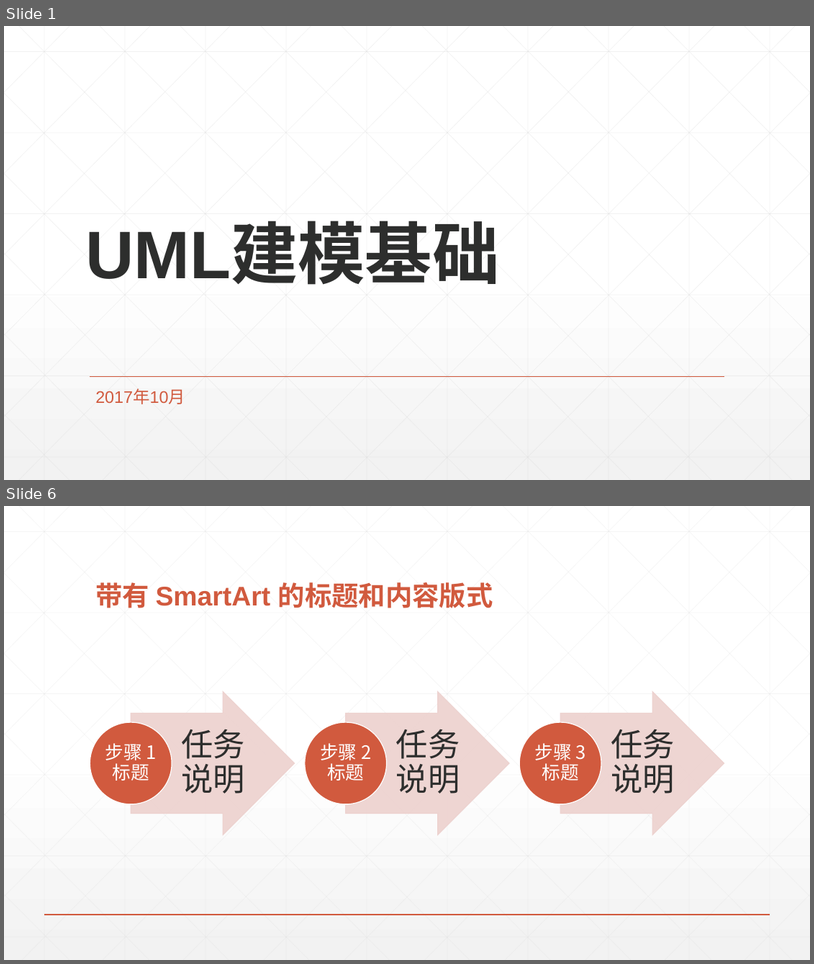
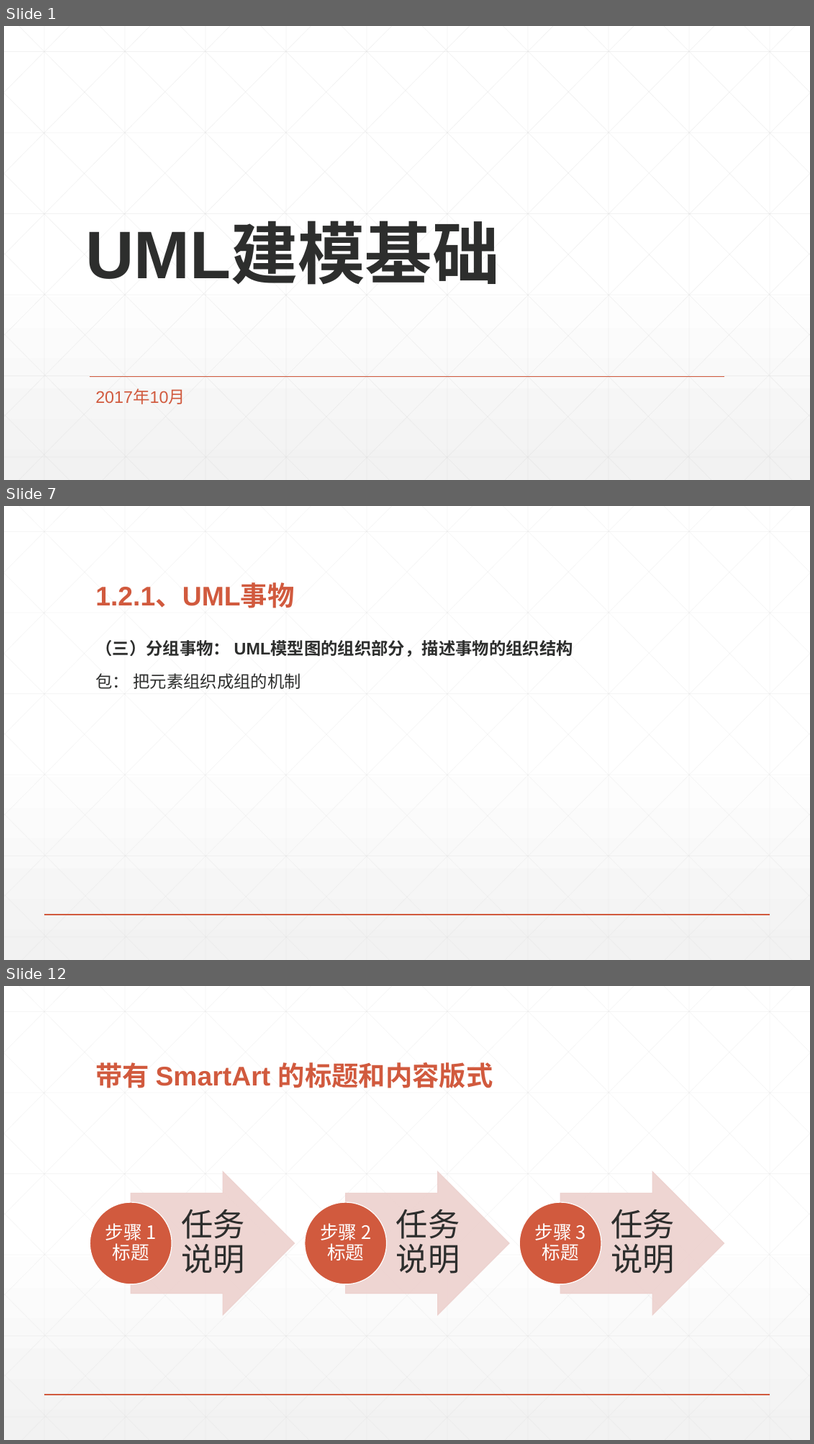
Before and after one commit to taony/Notes-UML, a slide deck: UML建模基础.pptx. Shown one above the other, each under a label of ours: slides 1 and 6 before the commit, slides 1, 7 and 12 after it; the slides between them are not shown. The pictures are 814x964 and 814x1444 pixels, drawn with LibreOffice and Linux fonts; fonts in the diff are those of the drawing. Boxes give left, top, right and bottom in pixels: in the first picture for what was removed or moved away, otherwise in the second. Text is boxed around its words. In the diff, an @@ line names an element or a change of style, - is before the commit and + after.

```diff
--- a/UML建模基础.pptx
+++ b/UML建模基础.pptx
@@ slide 7 added at box(4, 506, 810, 960), background gradient #FFFFFF to #F2F2F2; not listed: 47 template elements that a slide beside it also shows @@
@@ title added at box(95, 584, 294, 608), 32 pt, text #D15A3E, bold @@
+1.2.1、UML事物
@@ text added at box(95, 640, 574, 689), 20 pt, text #2D2E2D, bold @@
+（三）分组事物： UML模型图的组织部分，描述事物的组织结构
+包： 把元素组织成组的机制
@@ what was slide 6 is now slide 12 @@
```
Also in this commit, not shown: 1 slide changed, 8 other slides added, 3 slides removed, 1 other file.
